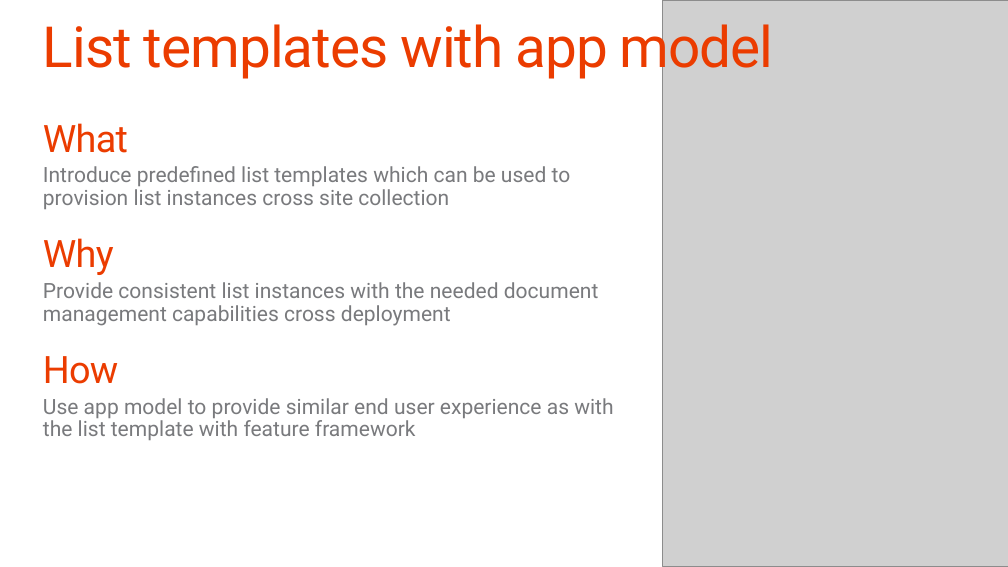
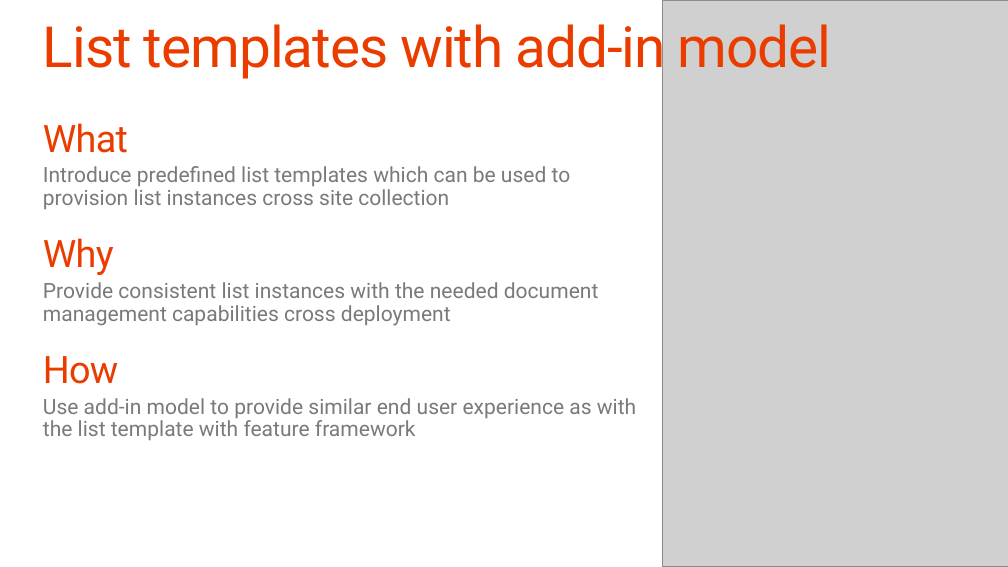
Before and after one commit to fabbbiob/TrainingContent, a slide deck: slide 15 of O3658/08 Using Enterprise Content Management Capabilities with app model/8_ECM.pptx. Drawn at 1008x567 pixels with LibreOffice and Linux fonts; fonts in the diff are those of the drawing; grey boxes stand for pictures; background and template pictures are left out. Boxes give left, top, right and bottom in pixels: in the first picture for what was removed or moved away, otherwise in the second. Text is boxed around its words. In the diff, an @@ line names an element or a change of style, - is before the commit and + after.

```diff
--- a/O3658/08 Using Enterprise Content Management Capabilities with app model/8_ECM.pptx
+++ b/O3658/08 Using Enterprise Content Management Capabilities with app model/8_ECM.pptx
@@ title at bbox=[43, 16, 832, 82]: text changed @@
-List templates with app model
+List templates with add-in model
@@ text at bbox=[43, 398, 636, 440]: text changed @@
-  Use app model to provide similar end user experience as with the list template with feature framework
+  Use add-in model to provide similar end user experience as with the list template with feature framework
```
Also in this commit, not shown: 11 other slides changed, 1 slide added, 1 slide removed, 6 other files.
